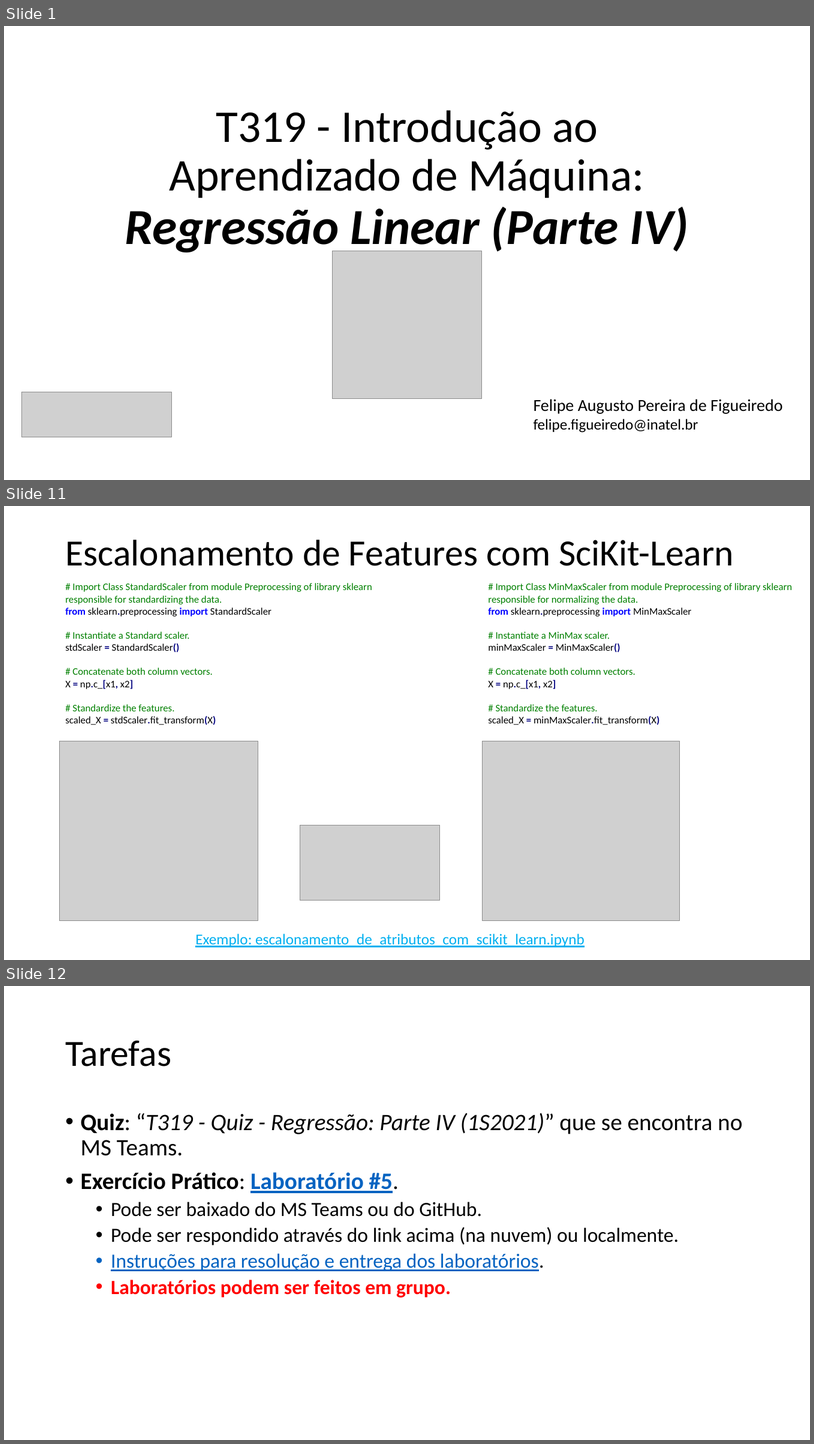
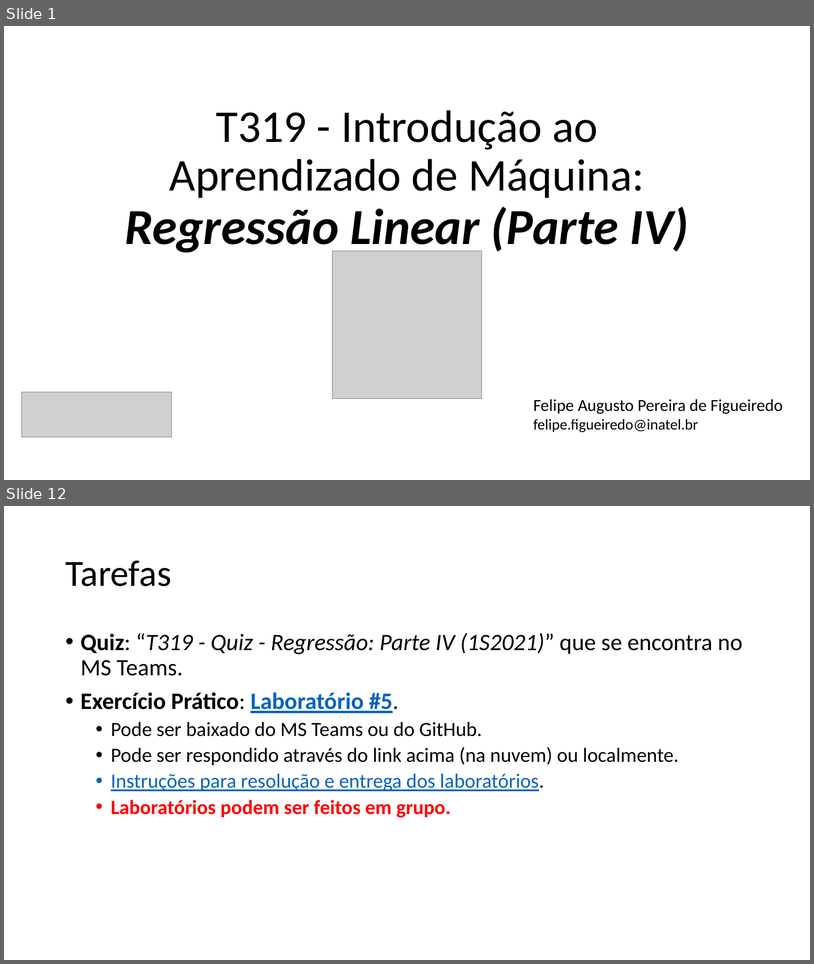
Before and after one commit to zz4fap/t319_aprendizado_de_maquina, a slide deck: slides/T319_Regressão_Linear (Parte IV).pptx. Shown one above the other, each under a label of ours: slides 1, 11 and 12 before the commit, slides 1 and 12 after it; the slides between them are not shown. The pictures are 814x1444 and 814x964 pixels, drawn with LibreOffice and Linux fonts; fonts in the diff are those of the drawing; grey boxes stand for pictures. Boxes give left, top, right and bottom in pixels: in the first picture for what was removed or moved away, otherwise in the second. Text is boxed around its words. In the diff, an @@ line names an element or a change of style, - is before the commit and + after.

```diff
--- a/slides/T319_Regressão_Linear (Parte IV).pptx
+++ b/slides/T319_Regressão_Linear (Parte IV).pptx
@@ slide 11 removed at [4,506,810,960], background #FFFFFF @@
@@ title removed at [65,540,734,566] @@
-Escalonamento de Features com SciKit-Learn
@@ text removed at [65,583,372,725] @@
-# Import Class StandardScaler from module Preprocessing of library sklearn responsible for standardizing the data.
-from sklearn.preprocessing import StandardScaler
-# Instantiate a Standard scaler.
-stdScaler = StandardScaler()
-# Concatenate both column vectors.
-X = np.c_[x1, x2]
-# Standardize the features.
-scaled_X = stdScaler.fit_transform(X)
@@ text removed at [488,583,792,725] @@
-# Import Class MinMaxScaler from module Preprocessing of library sklearn responsible for normalizing the data.
-from sklearn.preprocessing import MinMaxScaler
-# Instantiate a MinMax scaler.
-minMaxScaler = MinMaxScaler()
-# Concatenate both column vectors.
-X = np.c_[x1, x2]
-# Standardize the features.
-scaled_X = minMaxScaler.fit_transform(X)
@@ picture removed at [60,741,258,921] @@
@@ picture removed at [483,741,680,921] @@
@@ picture removed at [300,825,440,900] @@
@@ text removed at [195,933,585,947] @@
-Exemplo: escalonamento_de_atributos_com_scikit_learn.ipynb
```
Also in this commit, not shown: 3 slides changed, 7 slides added, 6 other slides removed, 41 other files.
